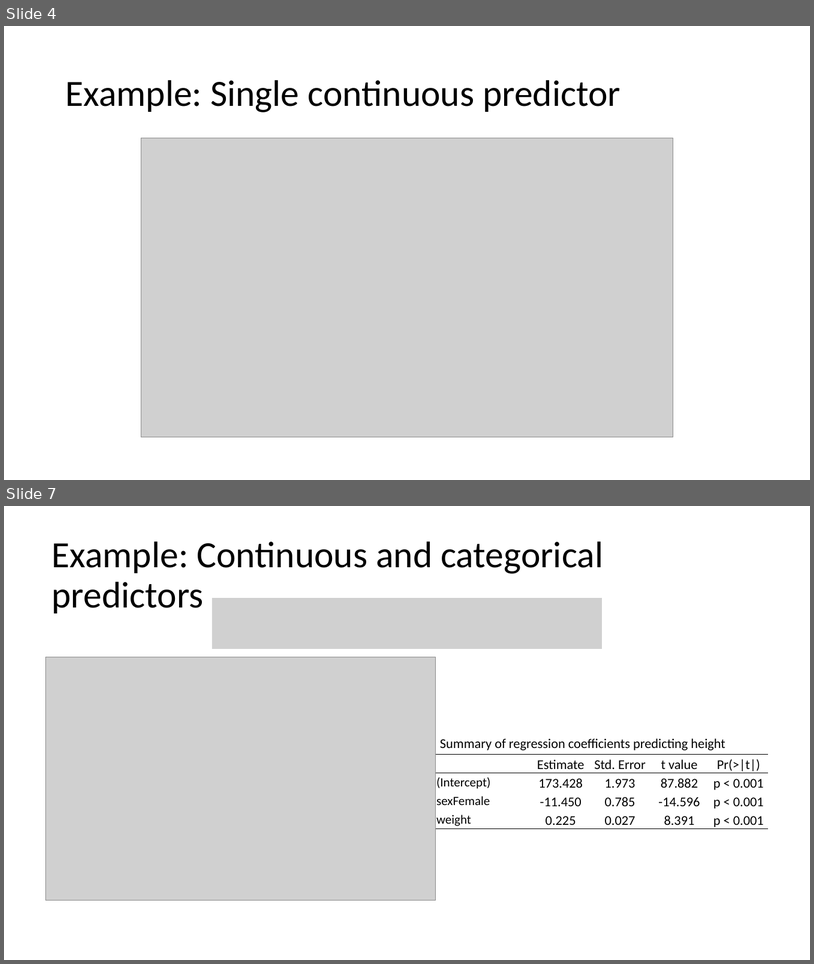
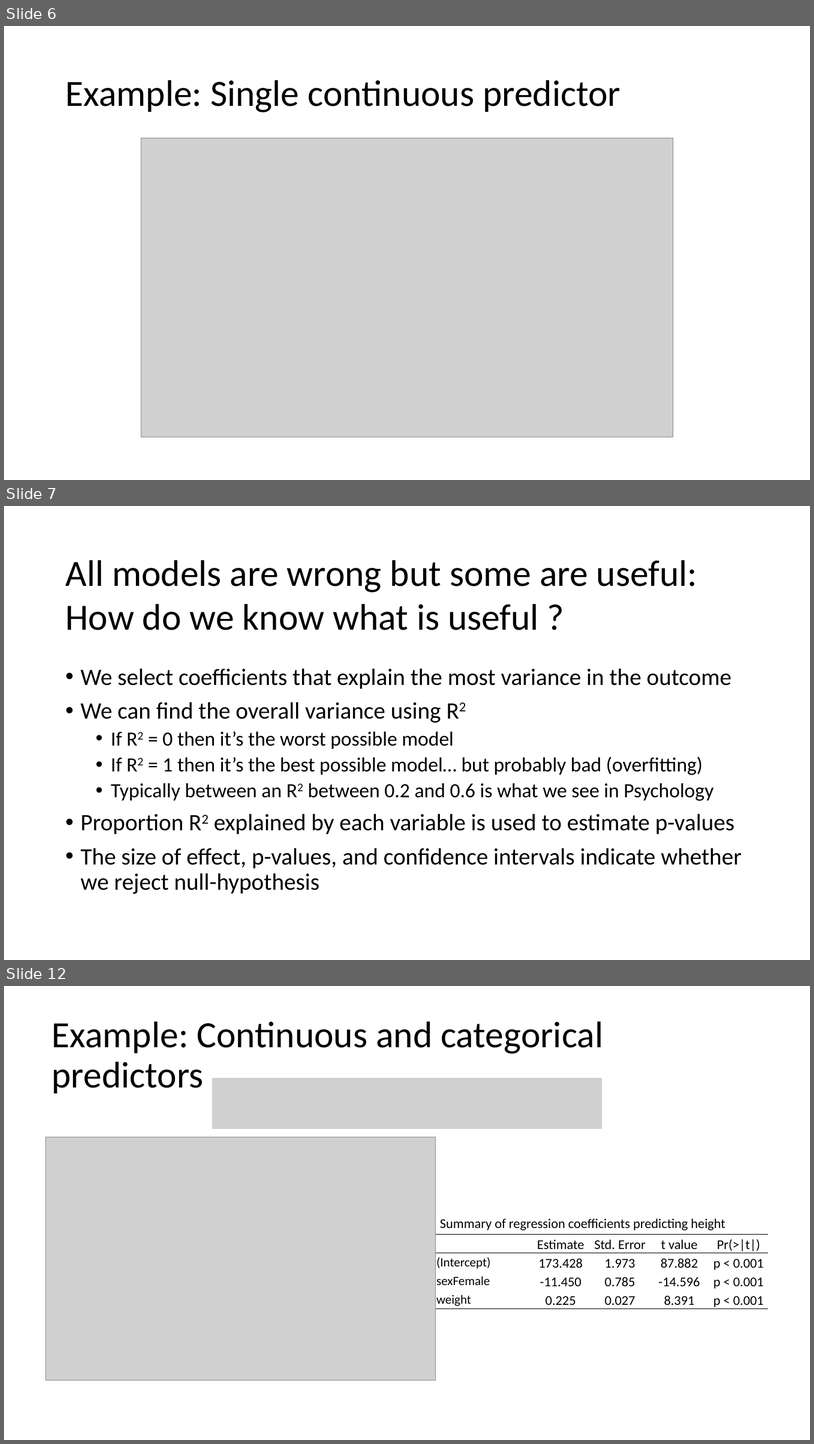
Before and after one commit to haututu/regressionLectures, a slide deck: regression_l1.pptx. Shown one above the other, each under a label of ours: slides 4 and 7 before the commit, slides 6, 7 and 12 after it; the slides between them are not shown. The pictures are 814x964 and 814x1444 pixels, drawn with LibreOffice and Linux fonts; fonts in the diff are those of the drawing; grey boxes stand for pictures. Boxes give left, top, right and bottom in pixels: in the first picture for what was removed or moved away, otherwise in the second. Text is boxed around its words. In the diff, an @@ line names an element or a change of style, - is before the commit and + after.

Commit message:
Updating screenshots and figures. Corrected issue with backwards compatability, i.e., using older format ppt.

```diff
--- a/regression_l1.pptx
+++ b/regression_l1.pptx
@@ slide 7 added at bbox=[4, 506, 810, 960], background #FFFFFF @@
@@ title added at bbox=[65, 560, 698, 592], 44 pt, text #000000 @@
+All models are wrong but some are useful:
@@ text added at bbox=[65, 604, 539, 630], 44 pt, text #000000 @@
+How do we know what is useful ?
@@ text added at bbox=[81, 668, 742, 894], 28 pt, text #000000 @@
+• We select coefficients that explain the most variance in the outcome
+• We can find the overall variance using R2
+  • If R2 = 0 then it’s the worst possible model
+  • If R2 = 1 then it’s the best possible model… but probably bad (overfitting)
+  • Typically between an R2 between 0.2 and 0.6 is what we see in Psychology
+• Proportion R2 explained by each variable is used to estimate p-values
+• The size of effect, p-values, and confidence intervals indicate whether we reject null-hypothesis
@@ what was slide 4 is now slide 6 @@
@@ what was slide 7 is now slide 12 @@
```
Also in this commit, not shown: 6 slides changed, 19 other slides added, 1 slide removed, 14 other files.
